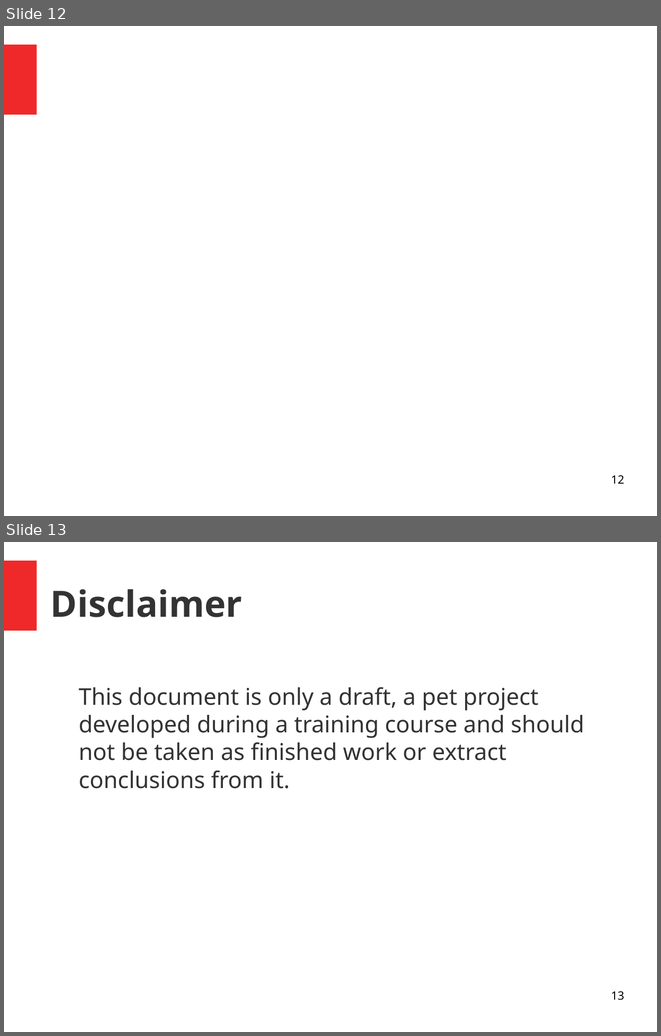
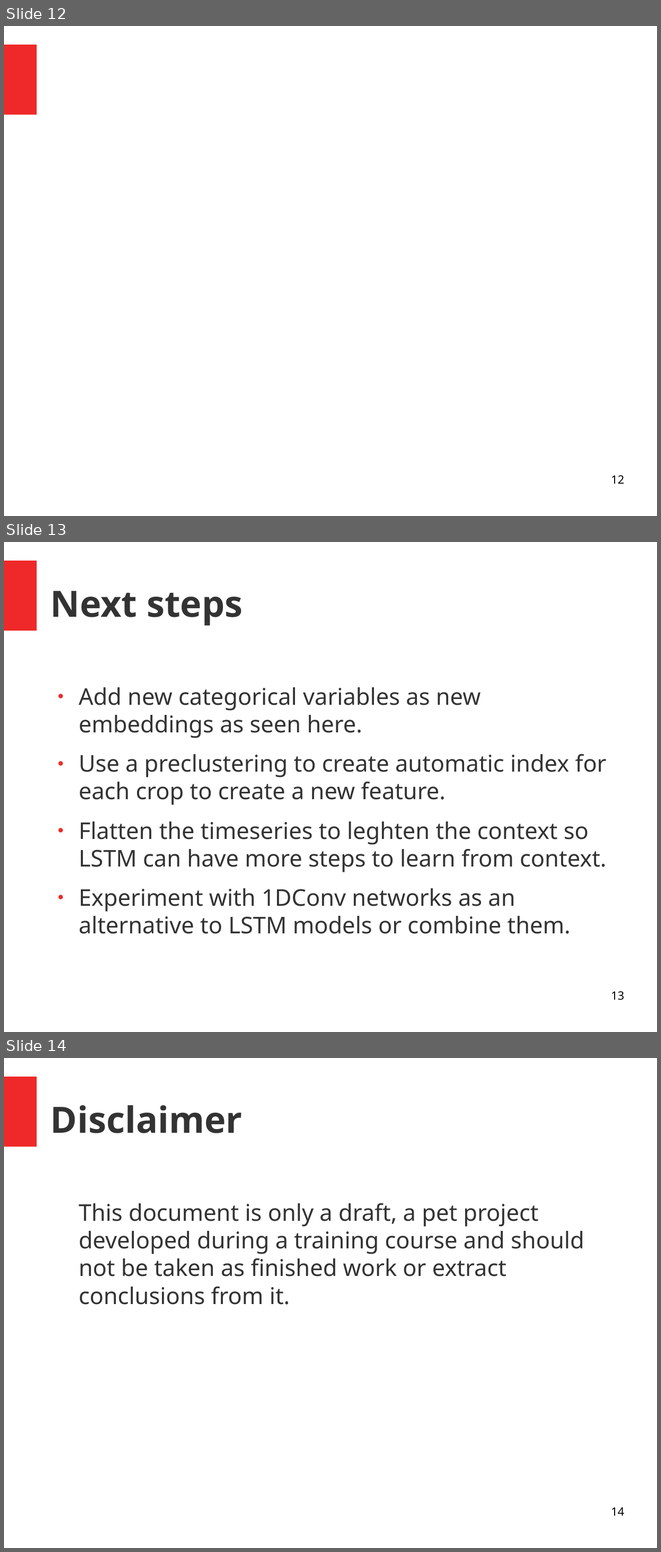
Before and after one commit to gusriobr/IACapstone, a slide deck: resources/datascience_team_press.odp. Shown one above the other, each under a label of ours: slides 12 and 13 before the commit, slides 12, 13 and 14 after it. The pictures are 661x1036 and 661x1552 pixels, drawn with LibreOffice and Linux fonts; fonts in the diff are those of the drawing; background and template pictures are left out. Boxes give left, top, right and bottom in pixels: in the first picture for what was removed or moved away, otherwise in the second. Text is boxed around its words. In the diff, an @@ line names an element or a change of style, - is before the commit and + after.

Commit message:
stakeholders and datasciend team presentations

```diff
--- a/resources/datascience_team_press.odp
+++ b/resources/datascience_team_press.odp
@@ slide 13 added at box(4, 542, 657, 1032), background #FFFFFF; not listed: 1 template element that a slide beside it also shows @@
@@ title added at box(51, 591, 242, 626), 44 pt, text #333333, bold @@
+Next steps
@@ text added at box(79, 687, 607, 934), 28 pt, text #333333 @@
+● Add new categorical variables as new embeddings as seen here.
+● Use a preclustering to create automatic index for each crop to create a new feature.
+● Flatten the timeseries to leghten the context so LSTM can have more steps to learn from context.
+● Experiment with 1DConv networks as an alternative to LSTM models or combine them.
@@ page number added at box(611, 991, 624, 1000), 14 pt, text #000000 @@
+13
@@ what was slide 13 is now slide 14 @@
@@ page number at box(611, 1507, 624, 1515): text changed @@
-13
+14
```
Also in this commit, not shown: 1 other file.
